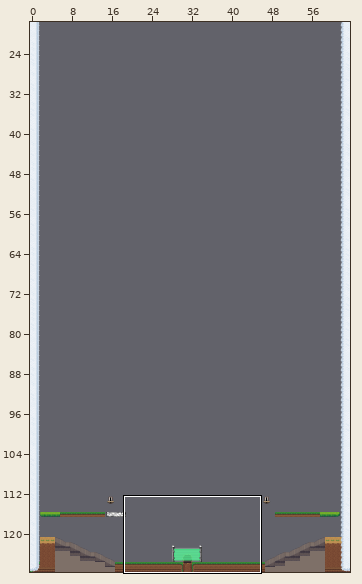
Level history. Tiled map: frontend/Assets/Resources/Tiled/ArrowPalace/map.tmx. The picture above shows the old version from afar; the outline marks the close-up.
Close-up. Before the edit:
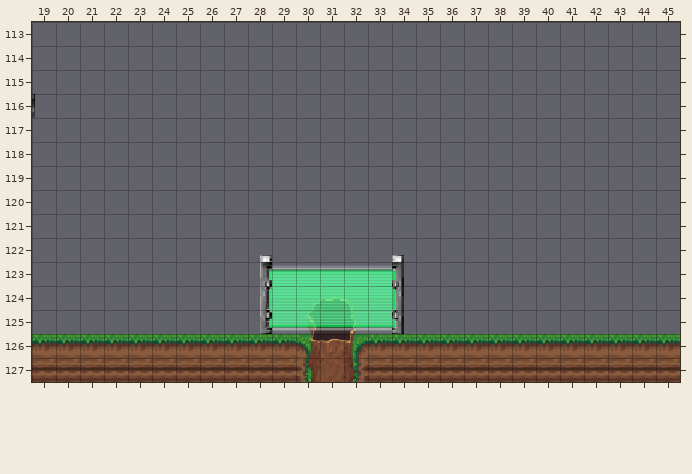
Cells are 16x16 px. Shown: x 19..45, y 113..127.
New version:
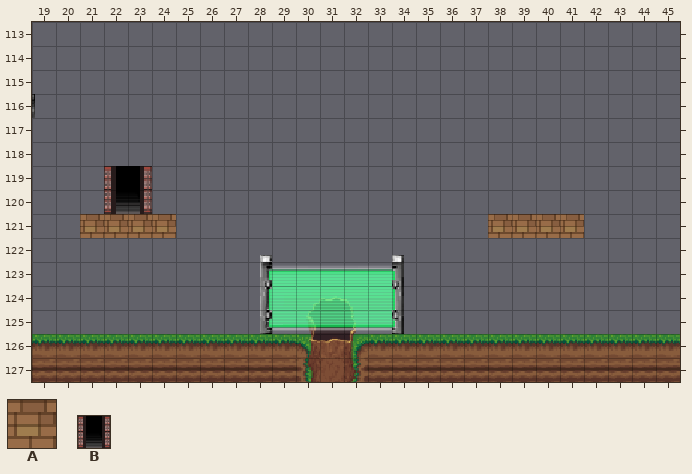
Key: from "Forest16": A 462; from "doors": B 7 "WaveTimedDoor-2".
_ is an empty cell.
Objects are placed by their top-left corner, in cells (3,4 is the top-left corner of cell 3,4); size is 1x1 cell unless given.
The author wrote: Fixes for evtsub-based triggers.
From old to new:
Layer "Ground":
y 121: x 21..24 ____ -> AAAA; x 38..41 ____ -> AAAA
Layer "TriggerPos":
added: B "BossDoorL" at 22,119 size 2x2
Changed places in both close-ups, as pixel boxes (x1, y1, x2, y2):
added: (80, 166, 176, 238)
added: (488, 214, 584, 238)
